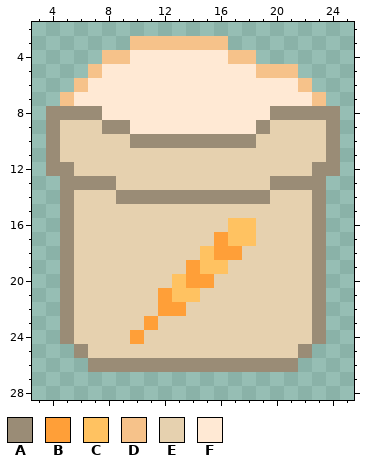
One commit to this pixel-art sprite: Pictures/multigrain_flour.png. That is the earlier state.
The file is 30x30 pixels. Shown: x 3..25, y 2..28.
Palette (. is transparent): A #9a8c76  B #ff9f38  C #ffc261  D #f6c28a  E #e6d1af  F #ffe9d4
Pixels before, first column x 4:
 3 ......DDDDDDD........
 4 ....DDFFFFFFFDD......
 5 ...DFFFFFFFFFFFDDD...
 6 ..DFFFFFFFFFFFFFFFD..
 7 .DFFFFFFFFFFFFFFFFFD.
 8 AAAAFFFFFFFFFFFFAAAAA
 9 AEEEAAFFFFFFFFFAEEEEA
10 AEEEEEAAAAAAAAAEEEEEA
11 AEEEEEEEEEEEEEEEEEEEA
12 AAEEEEEEEEEEEEEEEEEAA
13 .AAAAEEEEEEEEEEEAAAA.
14 .AEEEAAAAAAAAAAAEEEA.
15 .AEEEEEEEEEEEEEEEEEA.
16 .AEEEEEEEEEEECCEEEEA.
17 .AEEEEEEEEEEBCCEEEEA.
18 .AEEEEEEEEECBBEEEEEA.
19 .AEEEEEEEEBCCEEEEEEA.
20 .AEEEEEEECBBEEEEEEEA.
21 .AEEEEEEBCCEEEEEEEEA.
22 .AEEEEEEBBEEEEEEEEEA.
23 .AEEEEEBEEEEEEEEEEEA.
24 .AEEEEBEEEEEEEEEEEEA.
25 ..AEEEEEEEEEEEEEEEA..
26 ...AAAAAAAAAAAAAAA...
After:
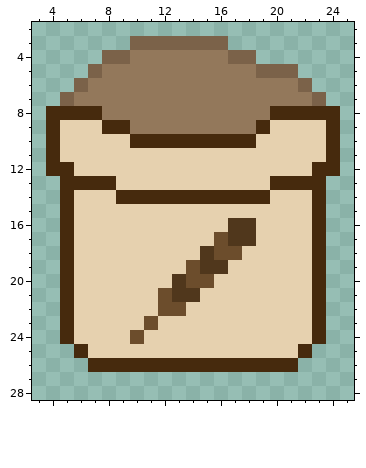
From old to new:
{"colour":"A","old":"#9a8c76","new":"#462a0d"}
{"colour":"B","old":"#ff9f38","new":"#6c4d2c"}
{"colour":"C","old":"#ffc261","new":"#50371c"}
{"colour":"D","old":"#f6c28a","new":"#7b6249"}
{"colour":"F","old":"#ffe9d4","new":"#93785b"}
